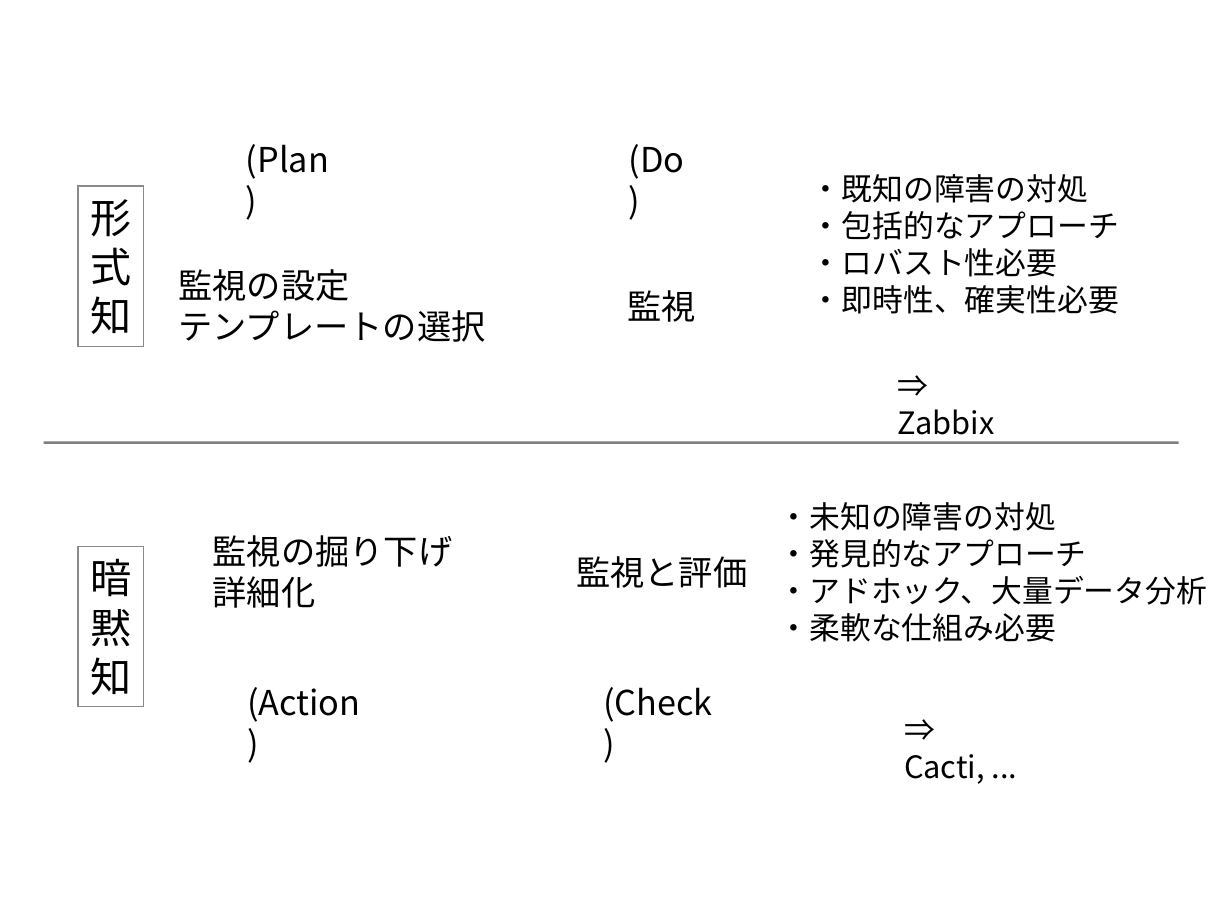
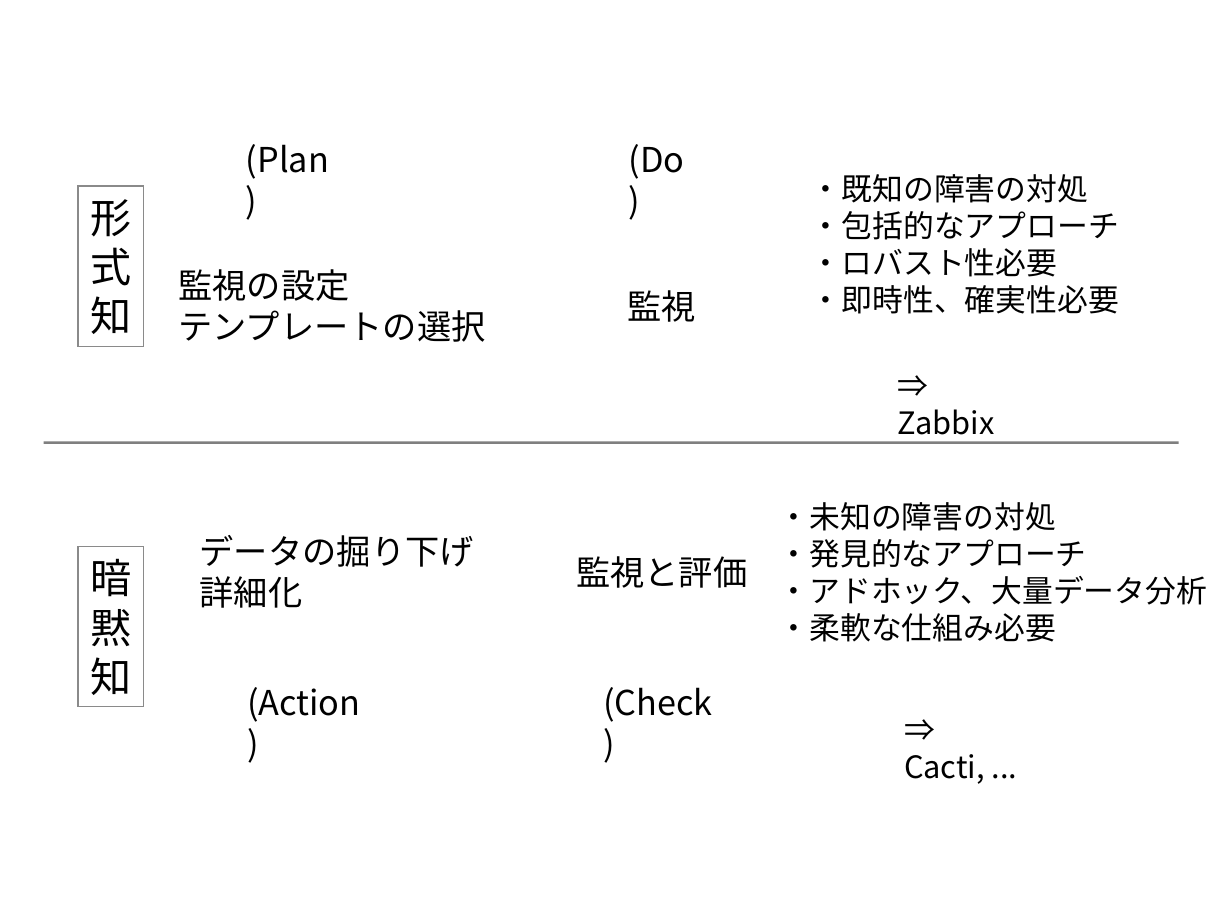
Before and after one commit to getperf/getperf, a slide deck: slide 18 of docs/ja/sphinx-doc/misc/figure_jp.ppt. Drawn at 1232x924 pixels with LibreOffice and Linux fonts; fonts in the diff are those of the drawing. Boxes give left, top, right and bottom in pixels: in the first picture for what was removed or moved away, otherwise in the second. Text is boxed around its words. In the diff, an @@ line names an element or a change of style, - is before the commit and + after.

```diff
--- a/docs/ja/sphinx-doc/misc/figure_jp.ppt
+++ b/docs/ja/sphinx-doc/misc/figure_jp.ppt
@@ text "データの掘り下げ": place and size @@
-text "データの掘り下げ" at bbox=[213, 535, 453, 608]
+text "データの掘り下げ" at bbox=[200, 535, 474, 608]
@@ text at bbox=[200, 535, 474, 567]: text changed @@
-監視の掘り下げ
+データの掘り下げ
```
Also in this commit, not shown: 13 other slides changed, 3 slides added, 5 other files.
